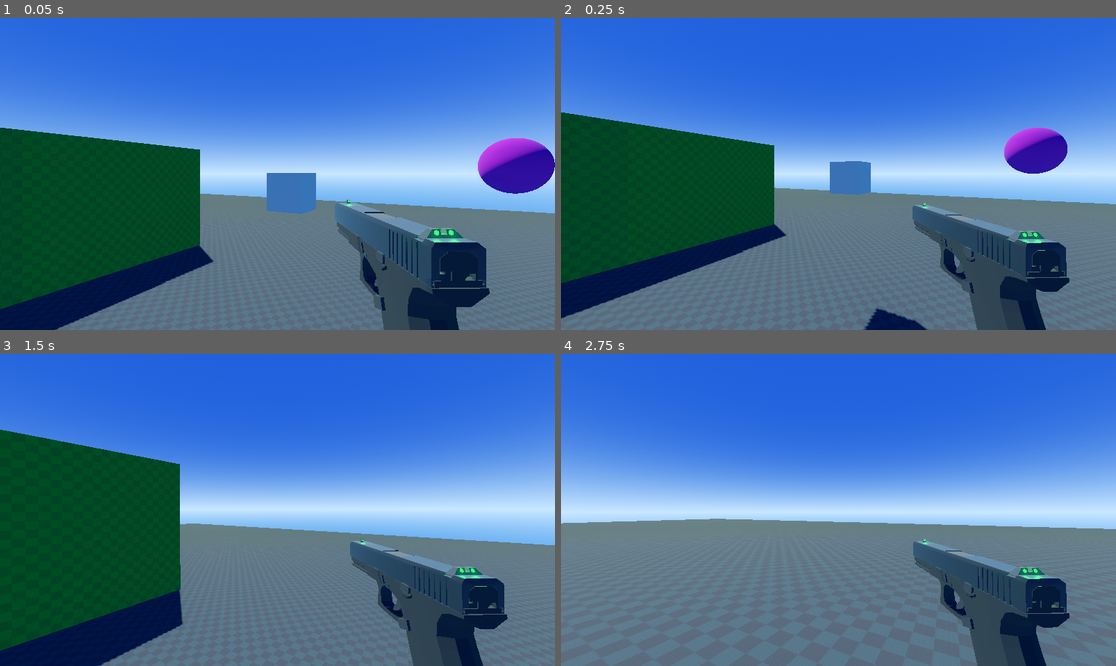
Above: before the commit, frames 1-4 (two rows, left to right).
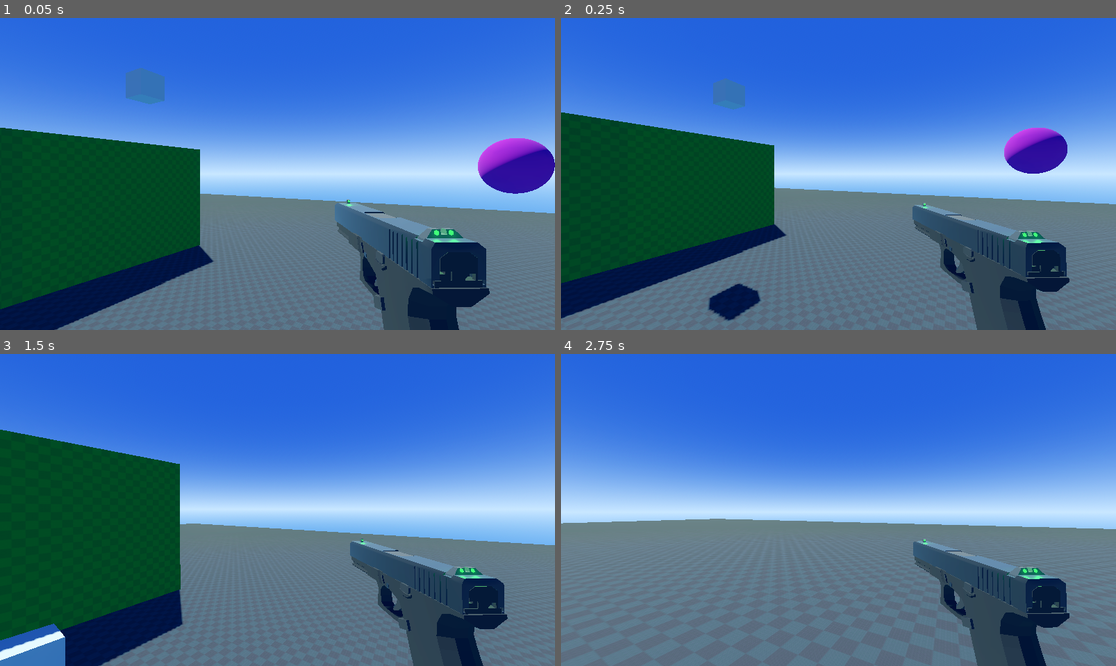
Above: after the commit, the same moments.

Repository: DavidLee36/rough-draft
Game: Godot game, scene res://scenes/levels/Level1.tscn
The game is run twice, just before and just after one commit, with the same random seed, the same clock (stepped at 60 frames per second) and the same inputs.
Inputs (mouse positions are in pixels of both pictures, inside the frame that each line leads up to):
- Up to frame 1 (0.05 s): no input
- Up to frame 2 (0.25 s): no input
- Up to frame 3 (1.5 s): move the mouse to (305, 510) at 0.52 s; hold Right mouse button (aim) 0.53-1.28 s; hold W (forward) from 0.53 s (still down); tap Space (jump) at 0.77 s; move the mouse to (249, 510) at 1.27 s; tap Shift (bullet_time) at 1.35 s
- Up to frame 4 (2.75 s): keep holding W (forward); tap Space (jump) at 1.52 s; move the mouse to (849, 503) at 2.02 s; hold G (mouse_capture) from 2.03 s (still down)

The runs differ from the first frame. In frame 1, 1.8% of the frame differs, in the area x 22-57%, y 16-63%; in frame 2, 2.4%, in the area x 26-67%, y 19-100%; in frame 3, 1.3%; in frame 4, nothing differs.

Commit message:
bullets can now push rigid body 3d

Diff:
--- a/scenes/levels/Level1.tscn
+++ b/scenes/levels/Level1.tscn
@@ -124,11 +124,16 @@
 [sub_resource type="ConvexPolygonShape3D" id="ConvexPolygonShape3D_m00rq"]
 points = PackedVector3Array(-0.49943367, -0.023884177, 0, -0.49708706, -0.023884177, 0.0488874, -0.49943367, 0.02378612 …(75154 unchanged characters)…
 
+[sub_resource type="PhysicsMaterial" id="PhysicsMaterial_ukjja"]
+bounce = 0.5
+
 [sub_resource type="StandardMaterial3D" id="StandardMaterial3D_ukjja"]
 albedo_color = Color(0.4741367, 0.00015926466, 0.47425932, 1)
 
 [sub_resource type="SphereMesh" id="SphereMesh_p5s5a"]
 material = SubResource("StandardMaterial3D_ukjja")
+
+[sub_resource type="PhysicsMaterial" id="PhysicsMaterial_68ib6"]
 
 [sub_resource type="BoxMesh" id="BoxMesh_76cw8"]
 
@@ -233,8 +238,7 @@
 mesh = SubResource("BoxMesh_n5pya")
 
 [node name="RigidBody3D2" type="RigidBody3D" parent="." unique_id=614638969]
-transform = Transform3D(1, 0, 0, 0, 1, 0, 0, 0, 1, -16, 1, -14)
-mass = 10.0
+transform = Transform3D(1, 0, 0, 0, 0.5977651, -0.8016713, 0, 0.8016713, 0.5977651, -16, 6.691056, -14)
 
 [node name="MeshInstance3D" type="MeshInstance3D" parent="RigidBody3D2" unique_id=141138842]
 transform = Transform3D(1, 0, 0, 0, 1, 0, 0, 0, 1, 0, 1, 0)
@@ -256,6 +260,7 @@
 [node name="RigidBody3D5" type="RigidBody3D" parent="." unique_id=957457018]
 transform = Transform3D(1, 0, 0, 0, 1, 0, 0, 0, 1, -8, 8.2454815, -13.071692)
 mass = 10.0
+physics_material_override = SubResource("PhysicsMaterial_ukjja")
 
 [node name="MeshInstance3D" type="MeshInstance3D" parent="RigidBody3D5" unique_id=974745514]
 mesh = SubResource("SphereMesh_68ib6")
@@ -265,7 +270,6 @@
 
 [node name="RigidBody3D6" type="RigidBody3D" parent="." unique_id=1107818080]
 transform = Transform3D(1, 0, 0, 0, 1, 0, 0, 0, 1, 0, 5.2454815, 8.9283085)
-mass = 10.0
 
 [node name="MeshInstance3D" type="MeshInstance3D" parent="RigidBody3D6" unique_id=1936101707]
 mesh = SubResource("SphereMesh_68ib6")
@@ -284,8 +288,9 @@
 shape = SubResource("ConvexPolygonShape3D_m00rq")
 
 [node name="RigidBody3D" type="RigidBody3D" parent="." unique_id=1706578582]
-transform = Transform3D(1, 0, 0, 0, 1, 0, 0, 0, 1, 0, 4, 0)
-mass = 50.0
+transform = Transform3D(1, 0, 0, 0, 1, 0, 0, 0, 1, 0, 8, -6.6505575)
+mass = 100.0
+physics_material_override = SubResource("PhysicsMaterial_68ib6")
 
 [node name="MeshInstance3D" type="MeshInstance3D" parent="RigidBody3D" unique_id=1915444521]
 mesh = SubResource("BoxMesh_76cw8")
--- a/scripts/characters/character_capsule.gd
+++ b/scripts/characters/character_capsule.gd
@@ -4,6 +4,8 @@
 @export var sprint_speed := 9.0
 @export var jump_velocity := 10.0
 @export var max_health := 10.0
+var mass: float = 80
+
 var curr_health : float
 
 @onready var collision_capsule := $CollisionShape3D
@@ -30,26 +32,11 @@
 	if not is_on_floor():
 		velocity.y -= GRAVITY * delta
 
-func _push_away_rigid_bodies(): # CALL BEFORE MOVE_AND_SLIDE()
+func _rigid_body_collision(): # CALL BEFORE MOVE_AND_SLIDE()
 	for i in get_slide_collision_count():
 		var c := get_slide_collision(i)
 		if c.get_collider() is RigidBody3D:
-			var push_dir = -c.get_normal()
-			# How much velocity the object needs to increase to match player velocity in the push direction
-			var velocity_diff_in_push_dir = self.velocity.dot(push_dir) - c.get_collider().linear_velocity.dot(push_dir)
-			# Only count velocity towards push dir, away from character
-			velocity_diff_in_push_dir = max(0., velocity_diff_in_push_dir)
-			# Objects with more mass than us should be harder to push. But doesn't really make sense to push faster than we are going
-			const MY_APPROX_MASS_KG = 80.0
-			var mass_ratio = min(1., MY_APPROX_MASS_KG / c.get_collider().mass)
-			# Optional add: Don't push object at all if it's 4x heavier or more
-			if mass_ratio < 0.25:
-				continue
-			# Don't push object from above/below
-			#push_dir.y = 0
-			# 5.0 is a magic number, adjust to your needs
-			var push_force = mass_ratio * 3.
-			c.get_collider().apply_impulse(push_dir * velocity_diff_in_push_dir * push_force, c.get_position() - c.get_collider().global_position)
+			PhysicsHelpers.push_away_rigid_bodies(self, c)
 
 @abstract func movement_logic(delta: float) -> void
 
--- a/scripts/characters/player/player_capsule.gd
+++ b/scripts/characters/player/player_capsule.gd
@@ -42,7 +42,7 @@
 	direction_movement_logic(delta, direction)
 
 	jump_jetpack_logic(delta)
-	_push_away_rigid_bodies()
+	_rigid_body_collision()
 	move_and_slide()
 
 # Handle camera mouse look
--- a/scripts/equipment/basic_bullet.gd
+++ b/scripts/equipment/basic_bullet.gd
@@ -11,7 +11,7 @@
 
 var shooter : Node3D
 var steps = 3
-var _hit := false
+var _hit: bool = false
 
 # Called when the node enters the scene tree for the first time.
 func _ready() -> void:
@@ -35,9 +35,18 @@
 	return null
 
 func collision_logic(obj: Object) -> void:
+	print(obj)
 	if(obj.is_in_group("characters")):
 		obj.hit(1.0)
+	if(obj is RigidBody3D):
+		rigid_body_collision(obj)
 	bullet_cleanup()
+
+func rigid_body_collision(obj: RigidBody3D) -> void:
+	var FORCE_MULTIPLIER = 100
+	var push_dir = -transform.basis.z
+	var collision_point = shape_cast.get_collision_point(0)
+	obj.apply_impulse(push_dir * (FORCE_MULTIPLIER/obj.mass), collision_point - obj.global_position)
 
 func bullet_cleanup() -> void:
 	mesh.visible = false
--- /dev/null
+++ b/scripts/physics_helpers.gd
@@ -0,0 +1,19 @@
+class_name PhysicsHelpers
+
+# Used by character_capsule
+static func push_away_rigid_bodies(master: Node3D, slave: KinematicCollision3D):
+	var push_dir = -slave.get_normal()
+	# How much velocity the object needs to increase to match player velocity in the push direction
+	var velocity_diff_in_push_dir = master.velocity.dot(push_dir) - slave.get_collider().linear_velocity.dot(push_dir)
+	# Only count velocity towards push dir, away from character
+	velocity_diff_in_push_dir = max(0., velocity_diff_in_push_dir)
+	# Objects with more mass than us should be harder to push. But doesn't really make sense to push faster than we are going
+	var mass_ratio = min(1., master.mass / slave.get_collider().mass)
+	# Optional add: Don't push object at all if it's 4x heavier or more
+	if mass_ratio < 0.25:
+		return
+	# Don't push object from above/below
+	#push_dir.y = 0
+	# 5.0 is a magic number, adjust to your needs
+	var push_force = mass_ratio * 2.5
+	slave.get_collider().apply_impulse(push_dir * velocity_diff_in_push_dir * push_force, slave.get_position() - slave.get_collider().global_position)
Not shown, added: scripts/physics_helpers.gd.uid
